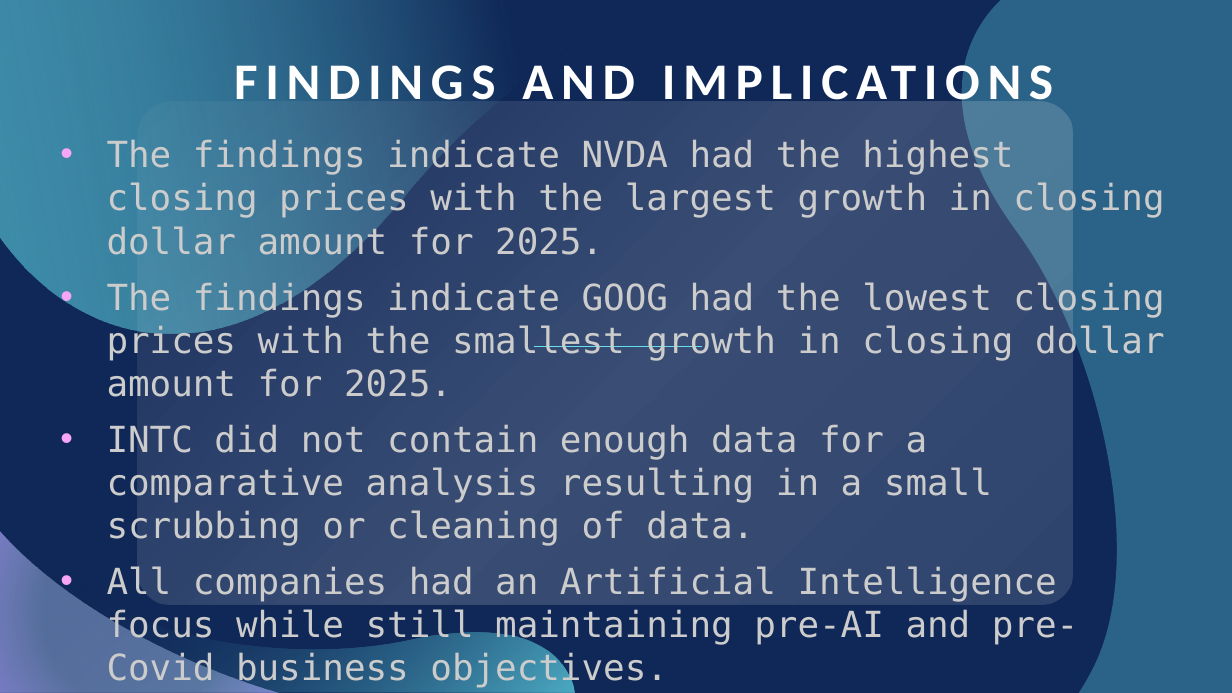
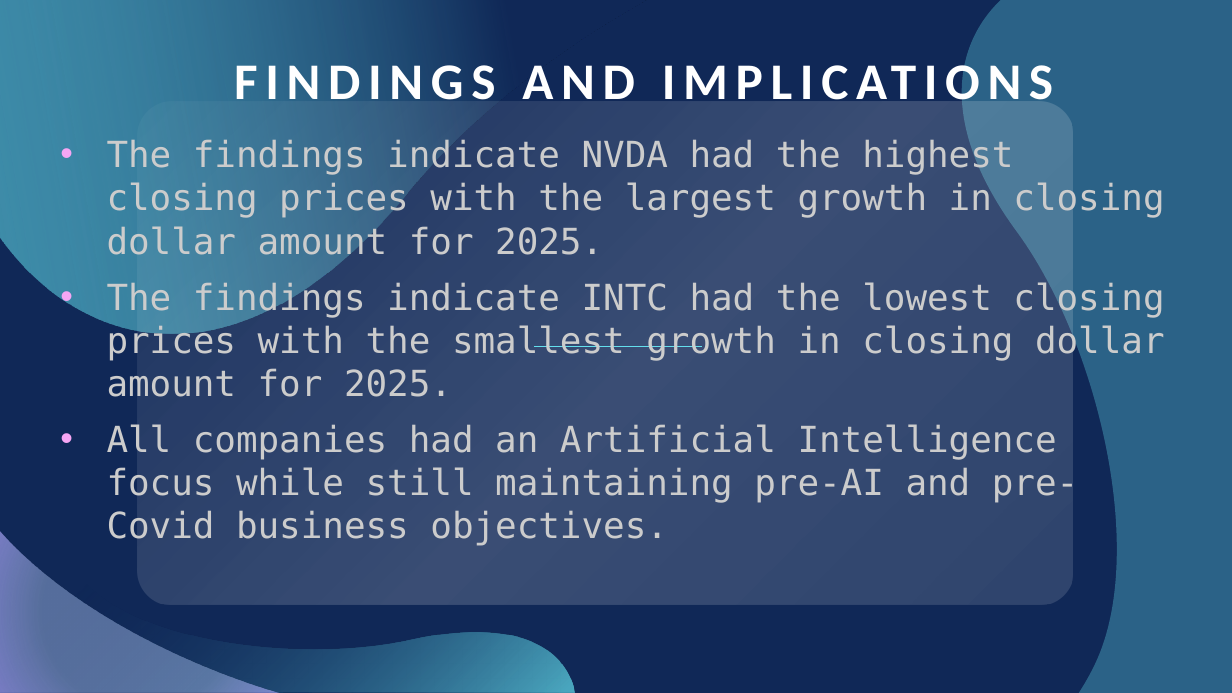
Before and after one commit to skiluvia/project1-varos-kiluvia-conley-melton, a slide deck: slide 20 of Project_1_Presentation.pptx (slide 11 before the commit). Drawn at 1232x693 pixels with LibreOffice and Linux fonts; fonts in the diff are those of the drawing. Boxes give left, top, right and bottom in pixels: in the first picture for what was removed or moved away, otherwise in the second. Text is boxed around its words. In the diff, an @@ line names an element or a change of style, - is before the commit and + after.

Commit message:
Update Presentation File to reflect future implications

```diff
--- a/Project_1_Presentation.pptx
+++ b/Project_1_Presentation.pptx
@@ subtitle at <box>107,281,1165,397</box>: text changed @@
-• The findings indicate GOOG had the lowest closing prices with the smallest growth in closing dollar amount for 2025.
-• INTC did not contain enough data for a comparative analysis resulting in a small scrubbing or cleaning of data.
+• The findings indicate INTC had the lowest closing prices with the smallest growth in closing dollar amount for 2025.
```
Also in this commit, not shown: 4 other slides changed, 9 slides added.
